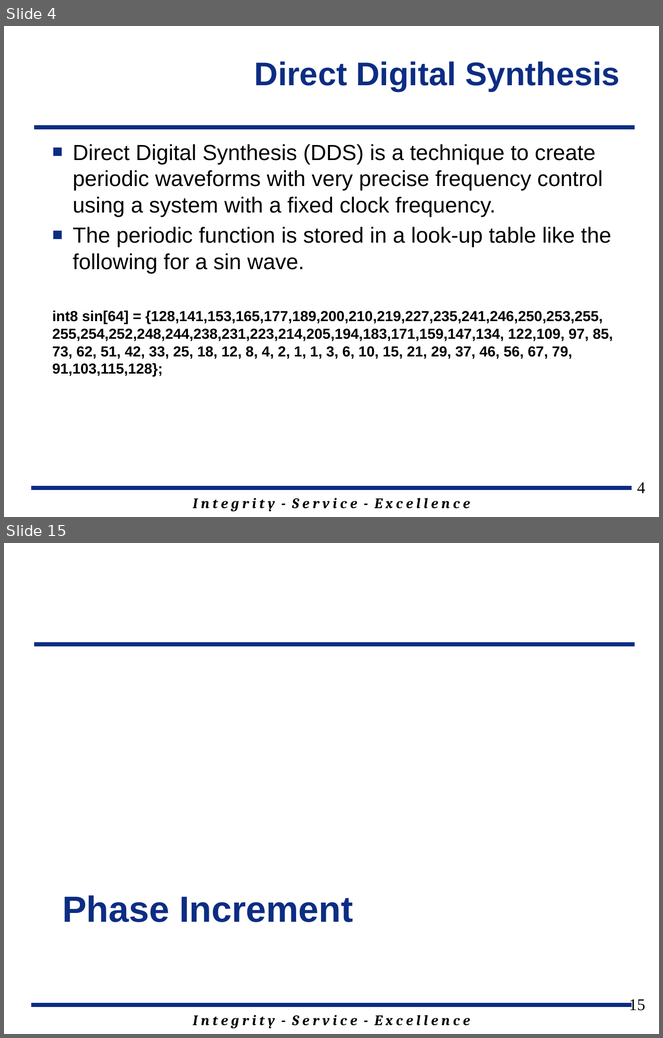
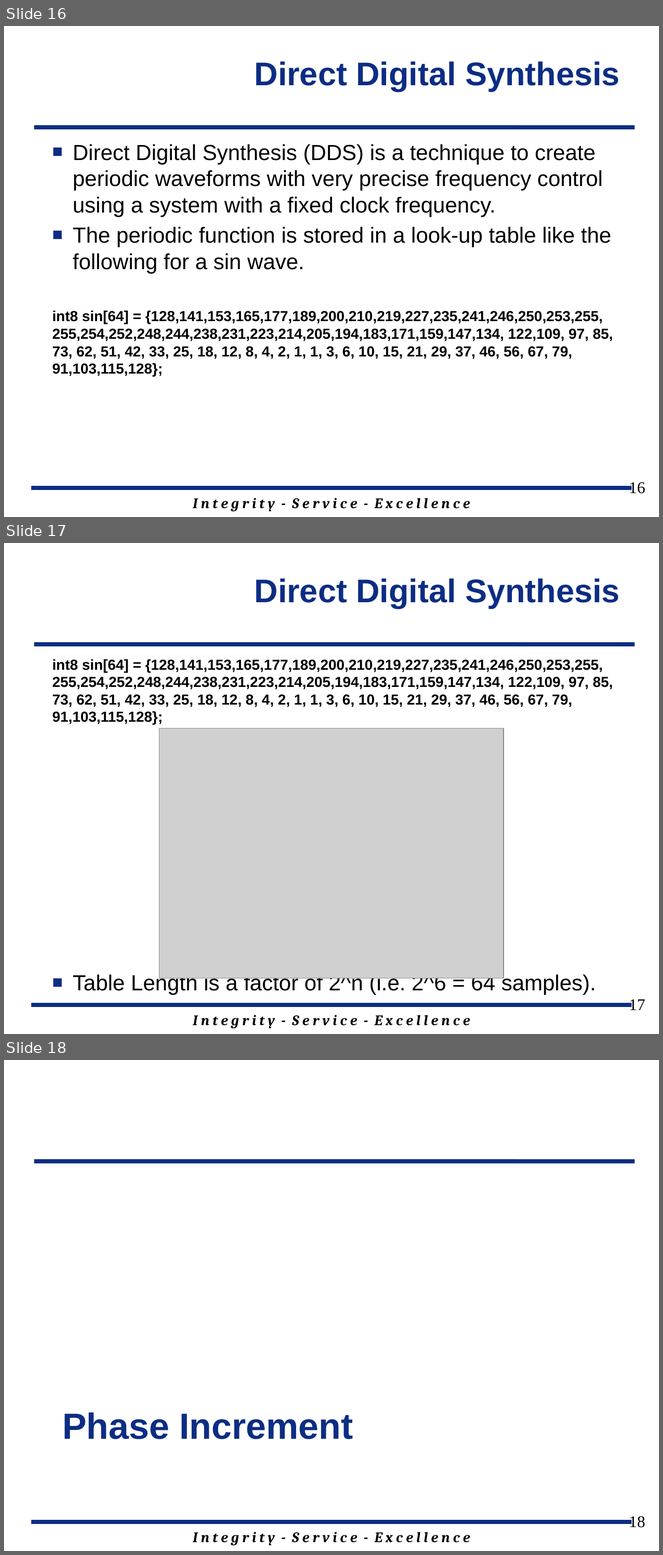
Before and after one commit to jfalkinburg/ECE383_web, a slide deck: lecture/slides/ECE_383_Lec23.pptx. Shown one above the other, each under a label of ours: slides 4 and 15 before the commit, slides 16, 17 and 18 after it; the slides between them are not shown. The pictures are 663x1038 and 663x1555 pixels, drawn with LibreOffice and Linux fonts; fonts in the diff are those of the drawing; grey boxes stand for pictures; background and template pictures are left out. Boxes give left, top, right and bottom in pixels: in the first picture for what was removed or moved away, otherwise in the second. Text is boxed around its words. In the diff, an @@ line names an element or a change of style, - is before the commit and + after.

```diff
--- a/lecture/slides/ECE_383_Lec23.pptx
+++ b/lecture/slides/ECE_383_Lec23.pptx
@@ slide 17 added at <box>4,543,659,1034</box>, background #FFFFFF; not listed: 3 template elements that a slide beside it also shows @@
@@ title added at <box>255,578,620,608</box>, 36 pt, text #0C2D83, bold @@
+Direct Digital Synthesis
@@ text added at <box>52,659,613,995</box>, 16 pt, text #000000, bold @@
+int8 sin[64] = {128,141,153,165,177,189,200,210,219,227,235,241,246,250,253,255, 255,254,252,248,244,238,231,223,214,205,194,183,171,159,147,134, 122,109, 97, 85, 73, 62, 51, 42, 33, 25, 18, 12, 8, 4, 2, 1, 1, 3, 6, 10, 15, 21, 29, 37, 46, 56, 67, 79, 91,103,115,128};
+■ Table Length is a factor of 2^n (i.e. 2^6 = 64 samples).
@@ picture added at <box>159,729,504,979</box> @@
@@ page number added at <box>629,1000,645,1010</box>, 18 pt, text #000000 @@
+17
@@ what was slide 4 is now slide 16 @@
@@ page number at <box>629,483,645,494</box>: text changed @@
-4
+16
@@ what was slide 15 is now slide 18 @@
@@ page number at <box>629,1517,645,1528</box>: text changed @@
-15
+18
```
Also in this commit, not shown: 7 slides changed, 3 other slides added, 1 slide removed, 4 other files.
